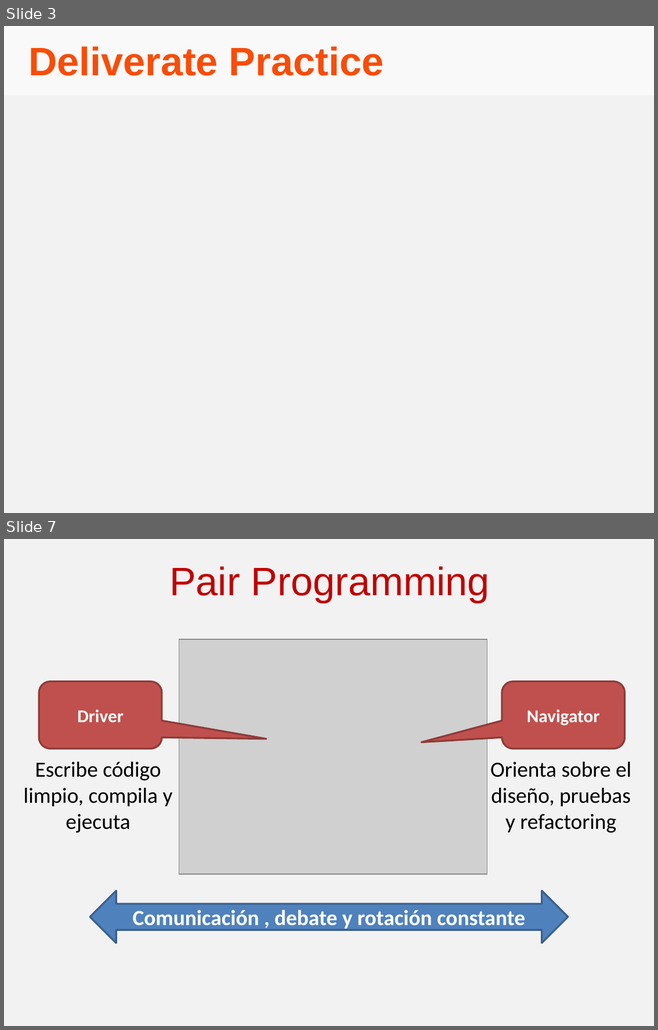
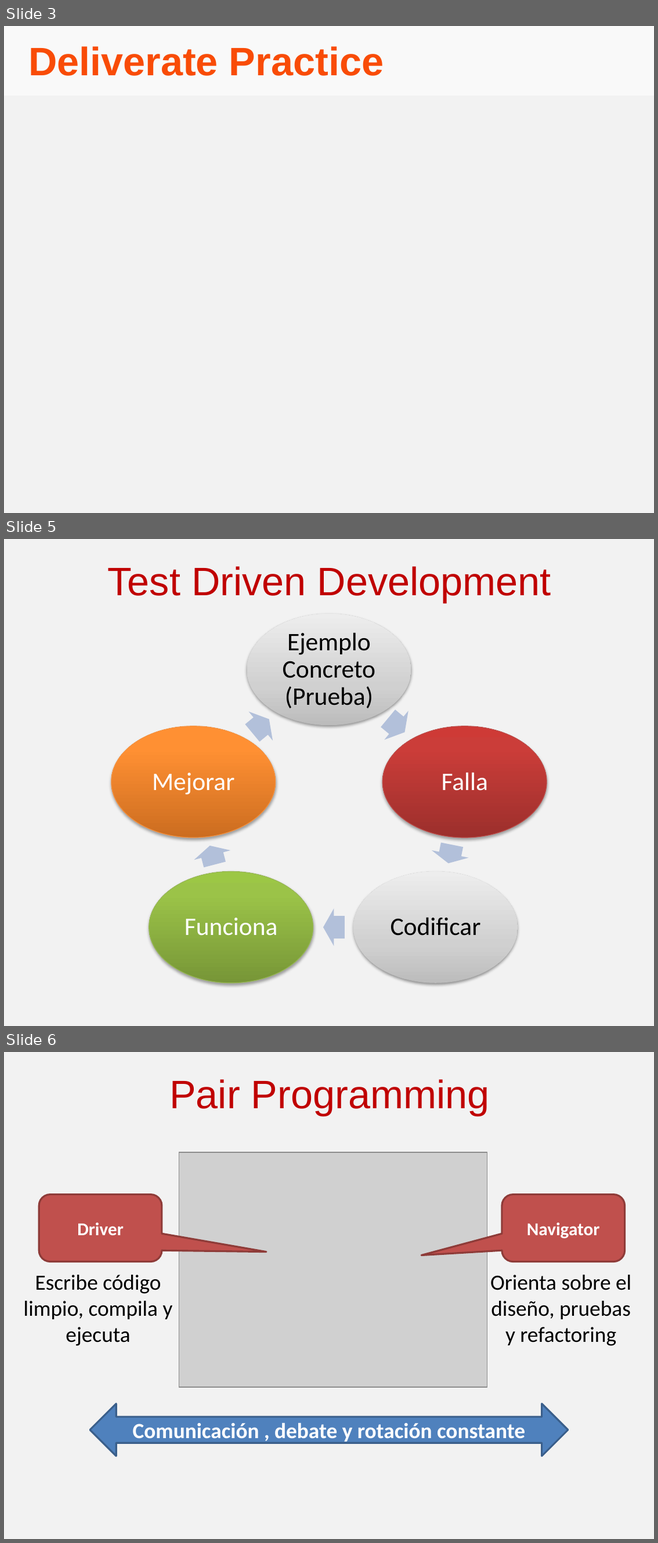
Before and after one commit to angelnunezsalazar/Coding-Dojo, a slide deck: Randori/Coding Dojo.pptx. Shown one above the other, each under a label of ours: slides 3 and 7 before the commit, slides 3, 5 and 6 after it; the slides between them are not shown. The pictures are 658x1030 and 658x1543 pixels, drawn with LibreOffice and Linux fonts; fonts in the diff are those of the drawing; grey boxes stand for pictures; background and template pictures are left out. Boxes give left, top, right and bottom in pixels: in the first picture for what was removed or moved away, otherwise in the second. Text is boxed around its words. In the diff, an @@ line names an element or a change of style, - is before the commit and + after.

Commit message:
Nuevas Katas OwnTestFramework Potter y Poker

```diff
--- a/Randori/Coding Dojo.pptx
+++ b/Randori/Coding Dojo.pptx
@@ slide 5 added at (x1=4, y1=539, x2=654, y2=1026), background #F2F2F2 @@
@@ title added at (x1=108, y1=566, x2=551, y2=603), 44 pt, text #C00000 @@
+Test Driven Development
@@ ellipse added at (x1=247, y1=614, x2=411, y2=725), fill gradient #BDBDBD to #D1D1D1 to #EEEEEE @@
@@ text added at (x1=282, y1=632, x2=375, y2=708), 28 pt, text #000000 @@
+Ejemplo Concreto
+(Prueba)
@@ right arrow added at (x1=240, y1=705, x2=281, y2=747), fill #B3C1DB @@
@@ right arrow added at (x1=376, y1=704, x2=416, y2=747), fill #B3C1DB @@
@@ ellipse added at (x1=111, y1=726, x2=275, y2=838), fill gradient #CC6E20 to #FF9034 to #FF9136, outline #F69240 0.75 pt @@
@@ ellipse added at (x1=382, y1=726, x2=546, y2=838), fill gradient #9C2F2D to #CB3E3A to #CE3B37, outline #BF4C48 0.75 pt @@
@@ text added at (x1=152, y1=773, x2=234, y2=795), 28 pt, text #FFFFFF @@
+Mejorar
@@ text added at (x1=441, y1=772, x2=488, y2=791), 28 pt, text #FFFFFF @@
+Falla
@@ right arrow added at (x1=192, y1=841, x2=233, y2=870), fill #B3C1DB @@
@@ right arrow added at (x1=430, y1=841, x2=470, y2=867), fill #B3C1DB @@
@@ ellipse added at (x1=149, y1=871, x2=313, y2=983), fill gradient #779737 to #9BC348 to #9DC746, outline #98B955 0.75 pt @@
@@ ellipse added at (x1=354, y1=871, x2=518, y2=983), fill gradient #BDBDBD to #D1D1D1 to #EEEEEE @@
@@ text added at (x1=184, y1=918, x2=278, y2=936), 28 pt, text #FFFFFF @@
+Funciona
@@ right arrow added at (x1=323, y1=908, x2=344, y2=946), fill #B3C1DB @@
@@ text added at (x1=390, y1=917, x2=481, y2=936), 28 pt, text #000000 @@
+Codificar
@@ what was slide 7 is now slide 6 @@
```
Also in this commit, not shown: 4 slides changed, 4 other slides added, 4 slides removed.
